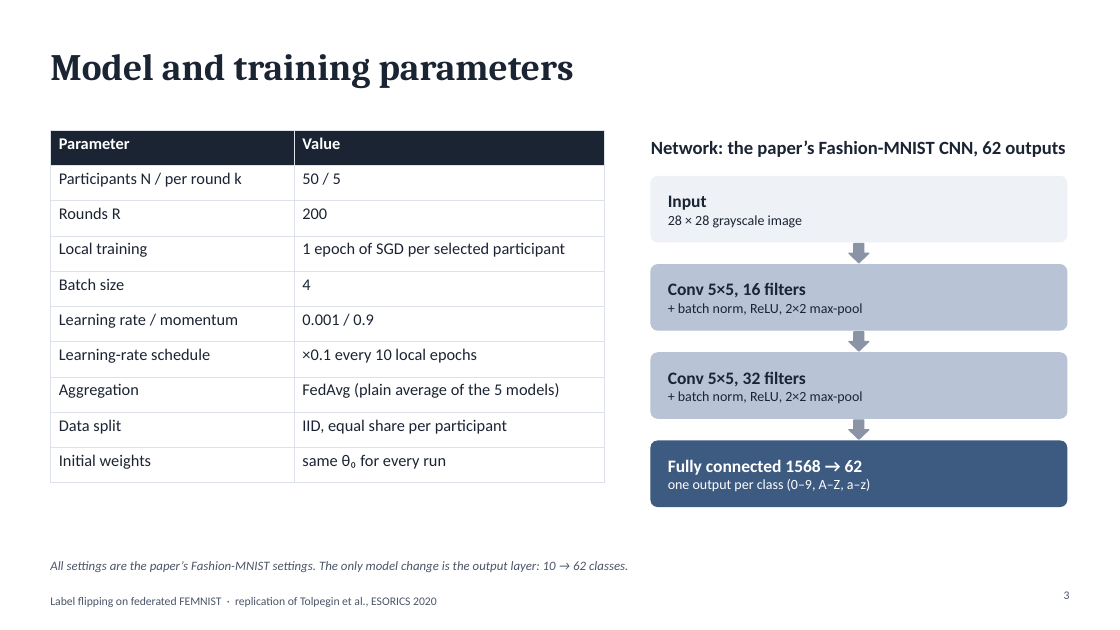
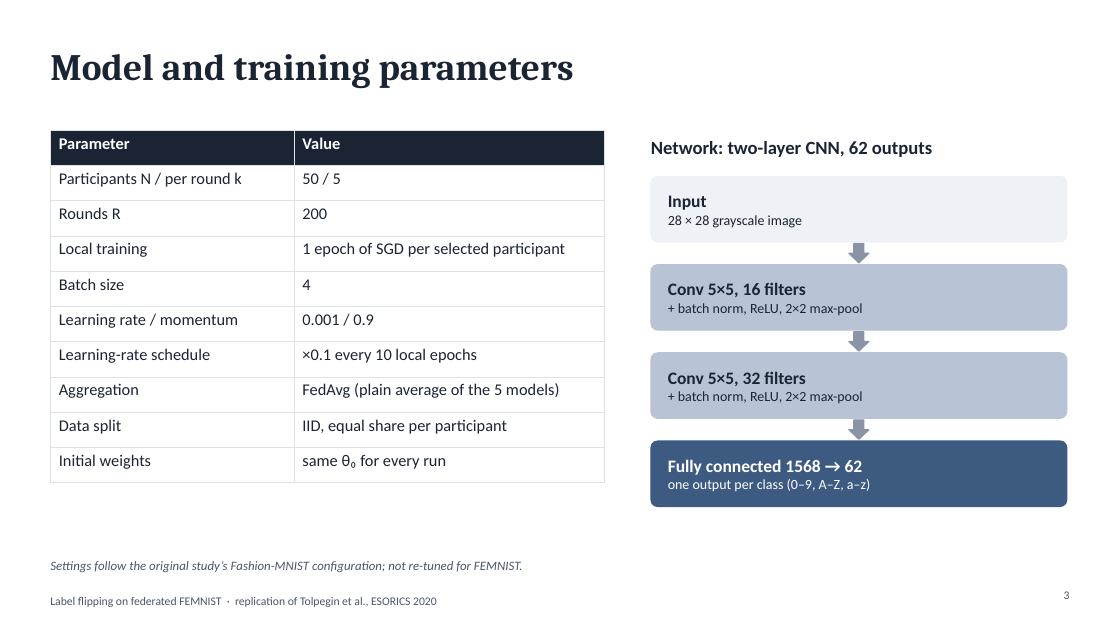
Before and after one commit to wetthamm/FederatedLearning, a slide deck: slide 3 of writeup/FEMNIST_label_flipping.pptx. Drawn at 1120x630 pixels with LibreOffice and Linux fonts; fonts in the diff are those of the drawing. Boxes give left, top, right and bottom in pixels: in the first picture for what was removed or moved away, otherwise in the second. Text is boxed around its words. In the diff, an @@ line names an element or a change of style, - is before the commit and + after.

```diff
--- a/writeup/FEMNIST_label_flipping.pptx
+++ b/writeup/FEMNIST_label_flipping.pptx
@@ text at (651, 141, 932, 157): text changed @@
-Network: the paper’s Fashion-MNIST CNN, 62 outputs
+Network: two-layer CNN, 62 outputs
@@ text at (50, 561, 523, 572): text changed @@
-All settings are the paper’s Fashion-MNIST settings. The only model change is the output layer: 10 → 62 classes.
+Settings follow the original study’s Fashion-MNIST configuration; not re-tuned for FEMNIST.
```
Also in this commit, not shown: 13 other slides changed, 3 slides added, 2 slides removed, 12 other files.
